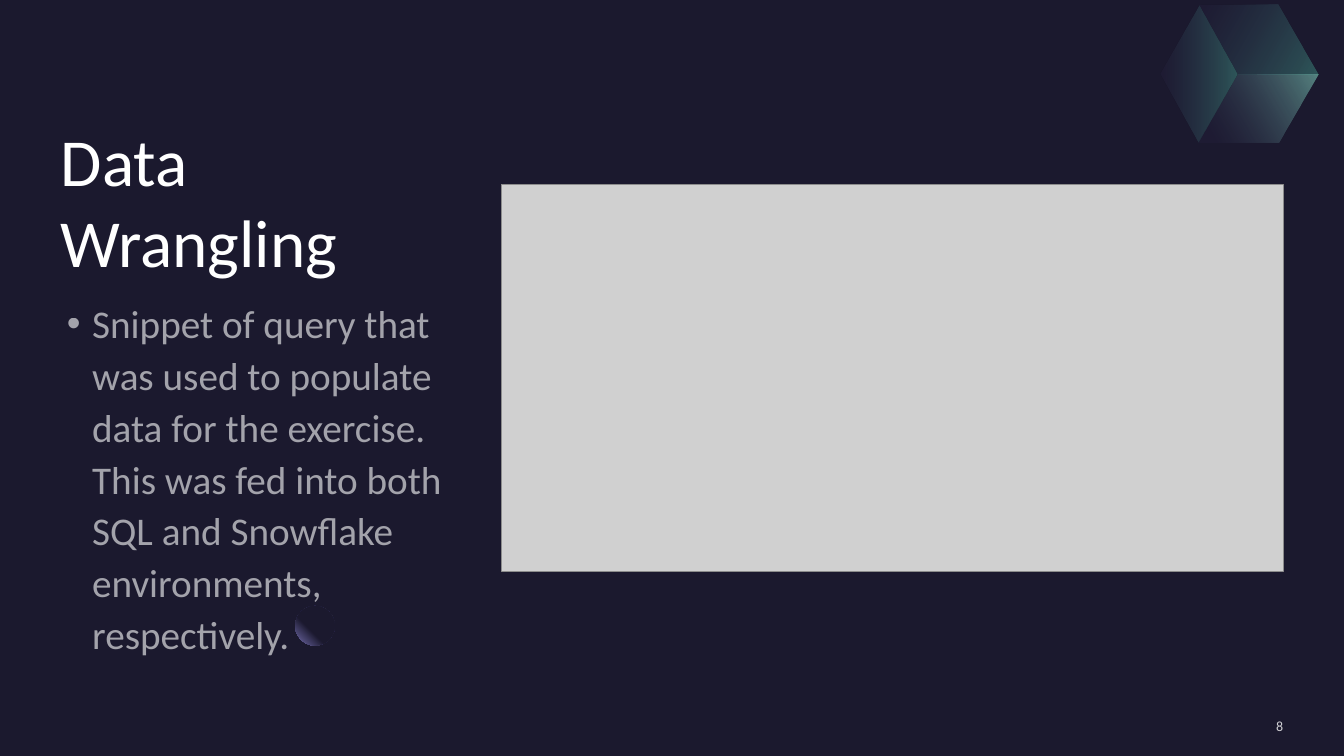
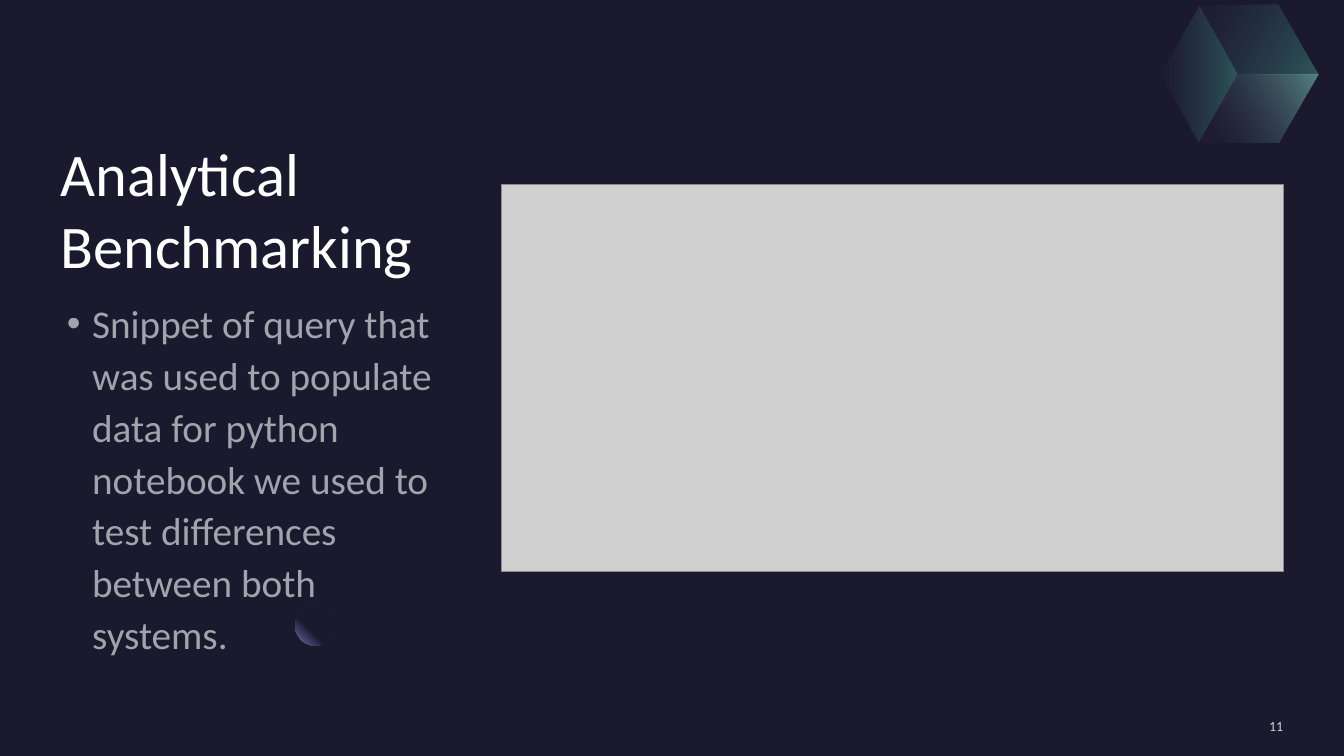
Before and after one commit to rehank1990/Capstone-3, a slide deck: slide 11 of Capstone 3 Datawarehouse Comparisons.pptx (slide 8 before the commit). Drawn at 1344x756 pixels with LibreOffice and Linux fonts; fonts in the diff are those of the drawing; grey boxes stand for pictures. Boxes give left, top, right and bottom in pixels: in the first picture for what was removed or moved away, otherwise in the second. Text is boxed around its words. In the diff, an @@ line names an element or a change of style, - is before the commit and + after.

```diff
--- a/Capstone 3 Datawarehouse Comparisons.pptx
+++ b/Capstone 3 Datawarehouse Comparisons.pptx
@@ title at (61,154,413,279): text changed; size 48 to 43.2 pt @@
-Data Wrangling
+Analytical Benchmarking
@@ text at (92,311,432,656): text changed @@
-• Snippet of query that was used to populate data for the exercise. This was fed into both SQL and Snowflake environments, respectively.
+• Snippet of query that was used to populate data for python notebook we used to test differences between both systems.
@@ page number at (1269,722,1283,731): text changed @@
-8
+11
```
Also in this commit, not shown: 6 other slides changed, 7 slides added, 5 slides removed.
